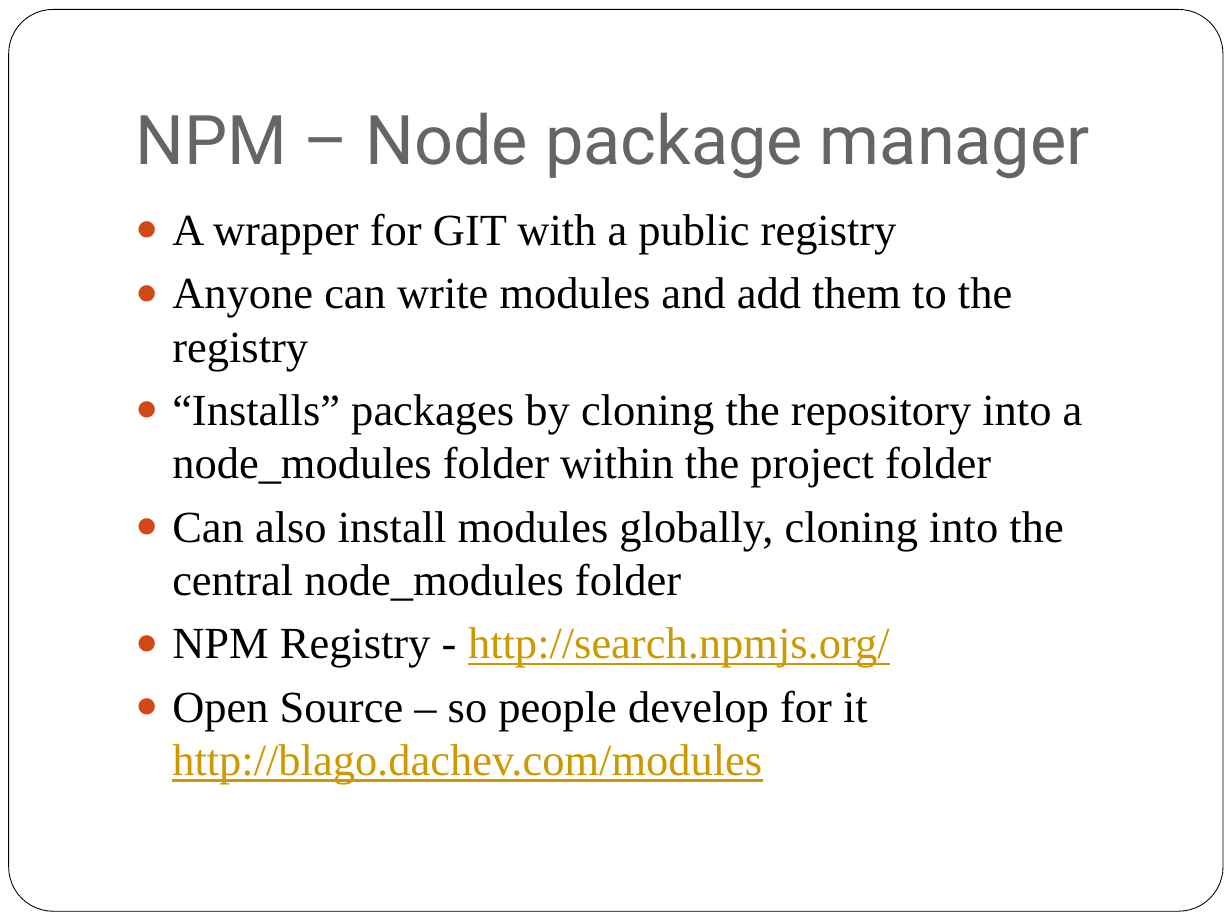
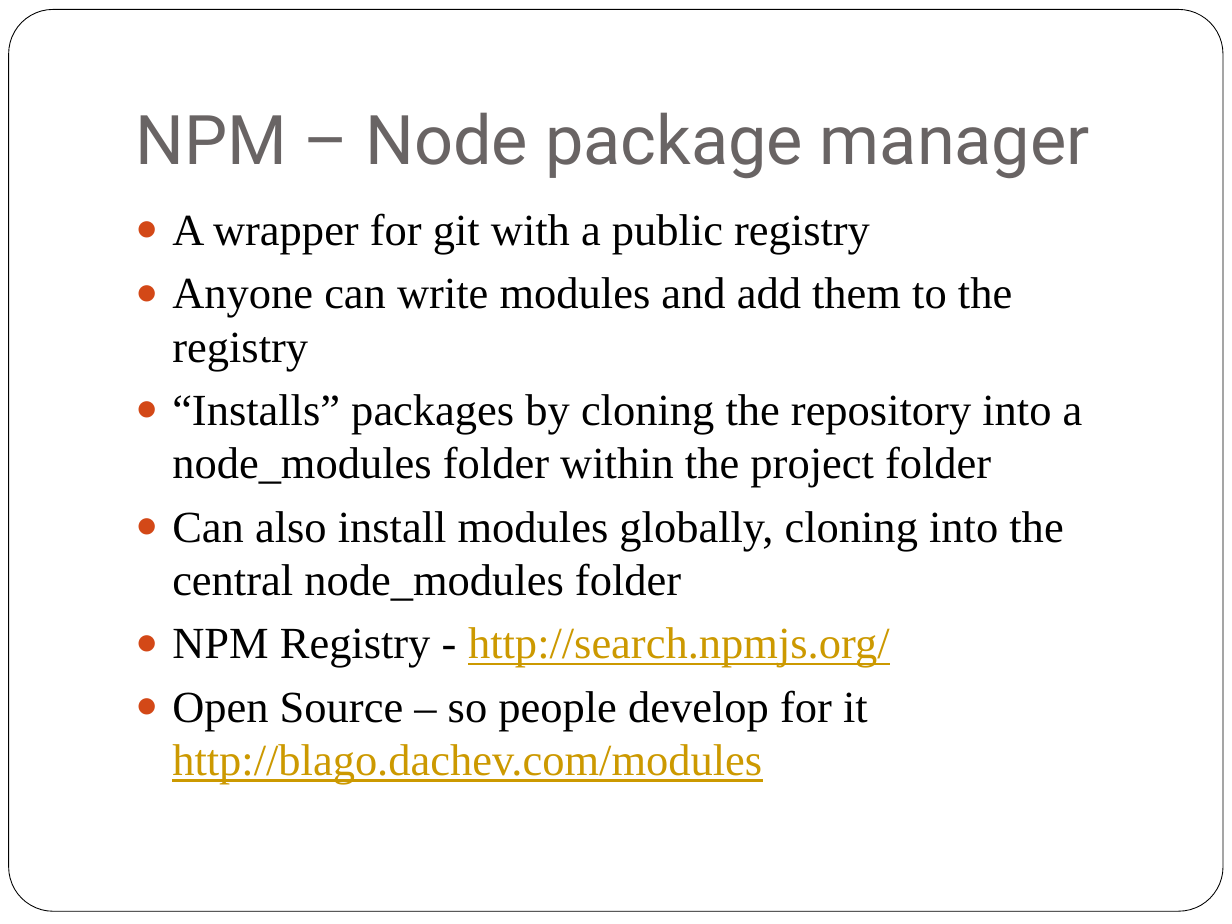
Before and after one commit to ZECTBynmo/SnackBot, a slide deck: slide 13 of SnackBot.pptx (slide 12 before the commit). Drawn at 1232x924 pixels with LibreOffice and Linux fonts; fonts in the diff are those of the drawing. Boxes give left, top, right and bottom in pixels: in the first picture for what was removed or moved away, otherwise in the second. Text is boxed around its words. In the diff, an @@ line names an element or a change of style, - is before the commit and + after.

```diff
--- a/SnackBot.pptx
+++ b/SnackBot.pptx
@@ text at box(172, 213, 870, 254): text changed @@
-● A wrapper for GIT with a public registry
+● A wrapper for git with a public registry
```
Also in this commit, not shown: 6 other slides changed, 8 slides added, 1 slide removed.
